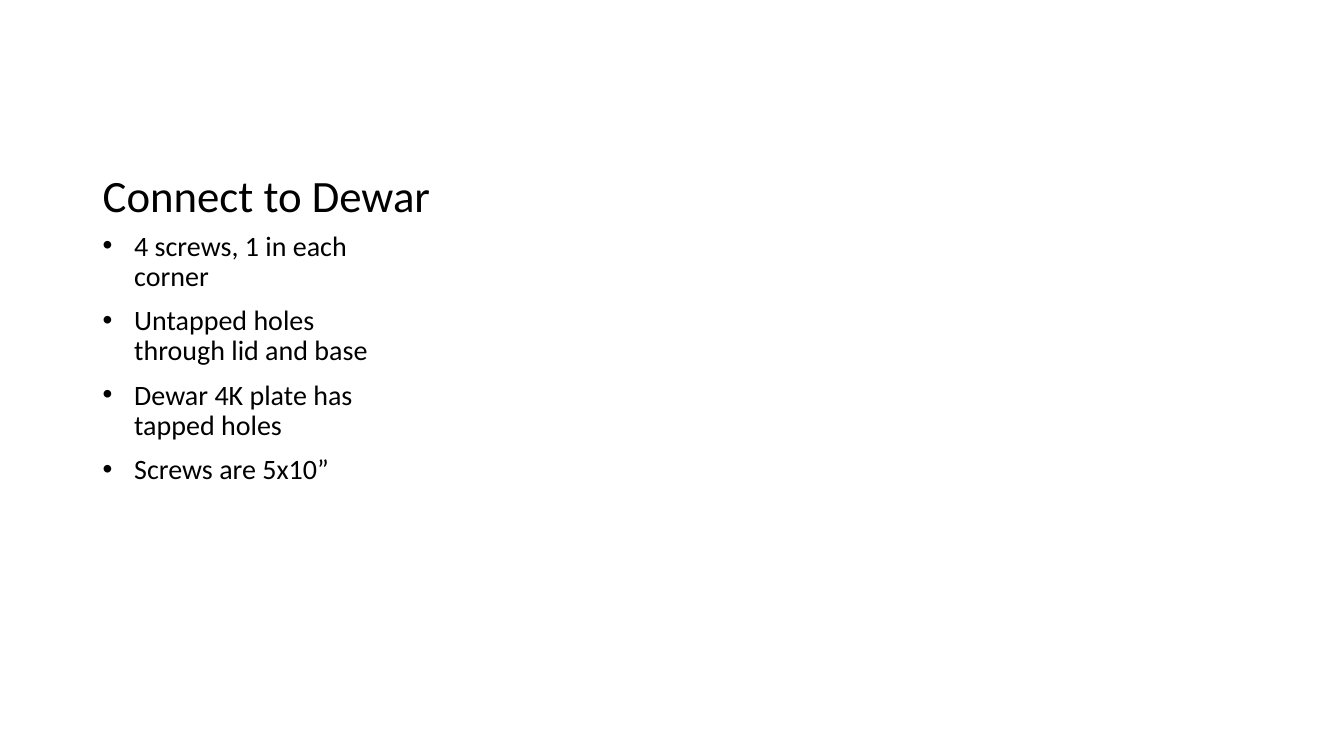
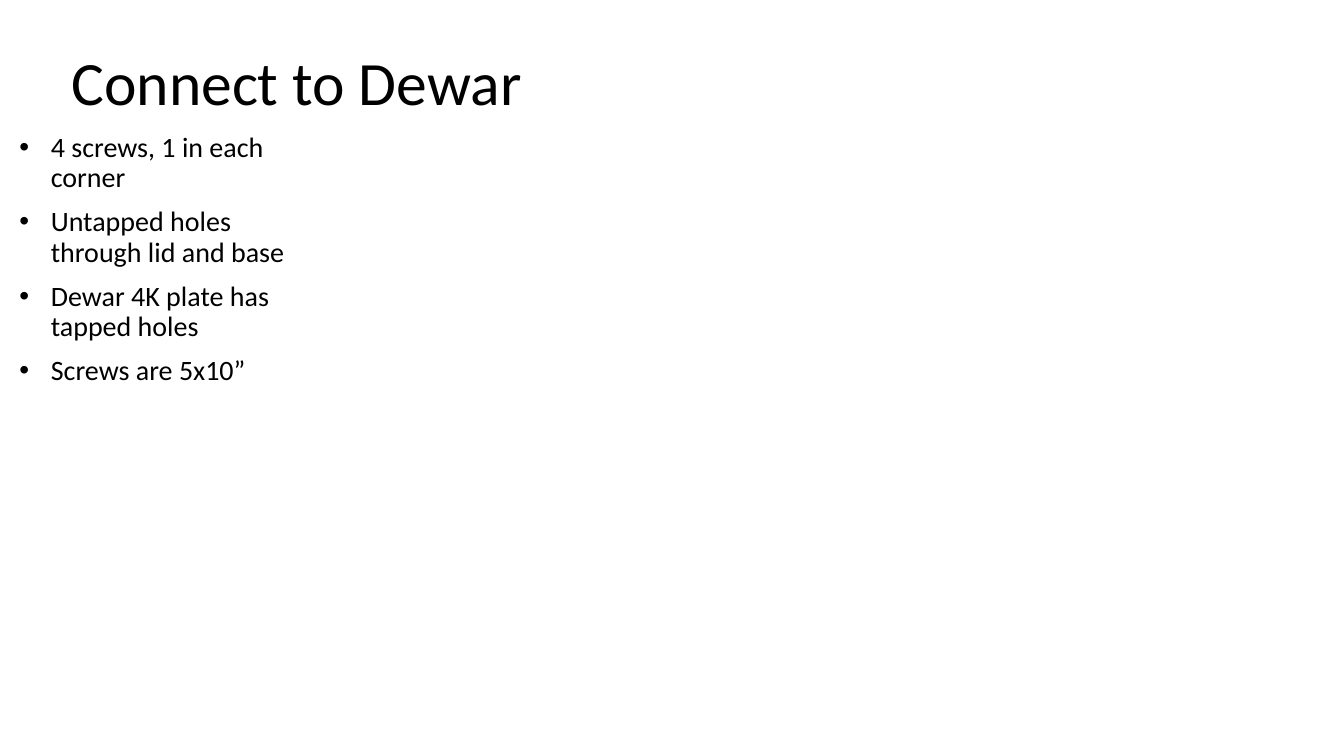
Before and after one commit to tbaralis/170828_Motherbox, a slide deck: slide 9 of 170828_Assembly.pptx. Drawn at 1344x756 pixels with LibreOffice and Linux fonts; fonts in the diff are those of the drawing; background and template pictures are left out. Boxes give left, top, right and bottom in pixels: in the first picture for what was removed or moved away, otherwise in the second. Text is boxed around its words. In the diff, an @@ line names an element or a change of style, - is before the commit and + after.

```diff
--- a/170828_Assembly.pptx
+++ b/170828_Assembly.pptx
@@ text "Connect to Dewar": place and size @@
-text "Connect to Dewar" at [103, 183, 430, 213]
+text "Connect to Dewar" at [71, 65, 522, 106]
@@ text "Connect to Dewar" at [71, 65, 522, 106]: size 32 to 44 pt; vertical alignment bottom to top @@
@@ text "4 screws, 1 in each ...": place and size @@
-text "4 screws, 1 in each ..." at [134, 236, 367, 480]
+text "4 screws, 1 in each ..." at [51, 137, 284, 381]
```
Also in this commit, not shown: 9 other slides changed.
